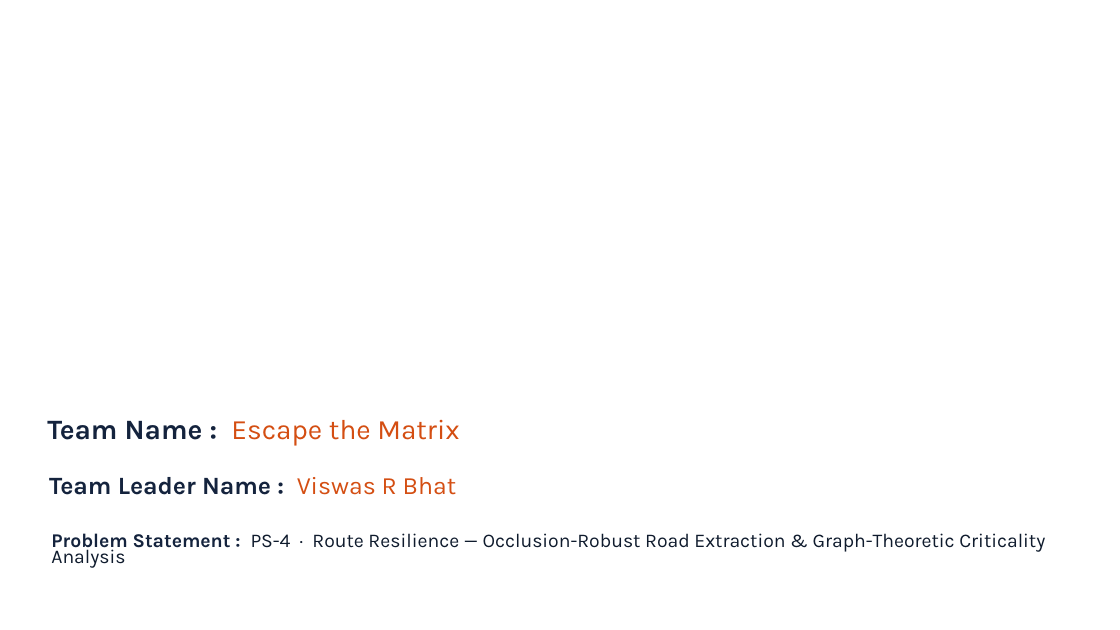
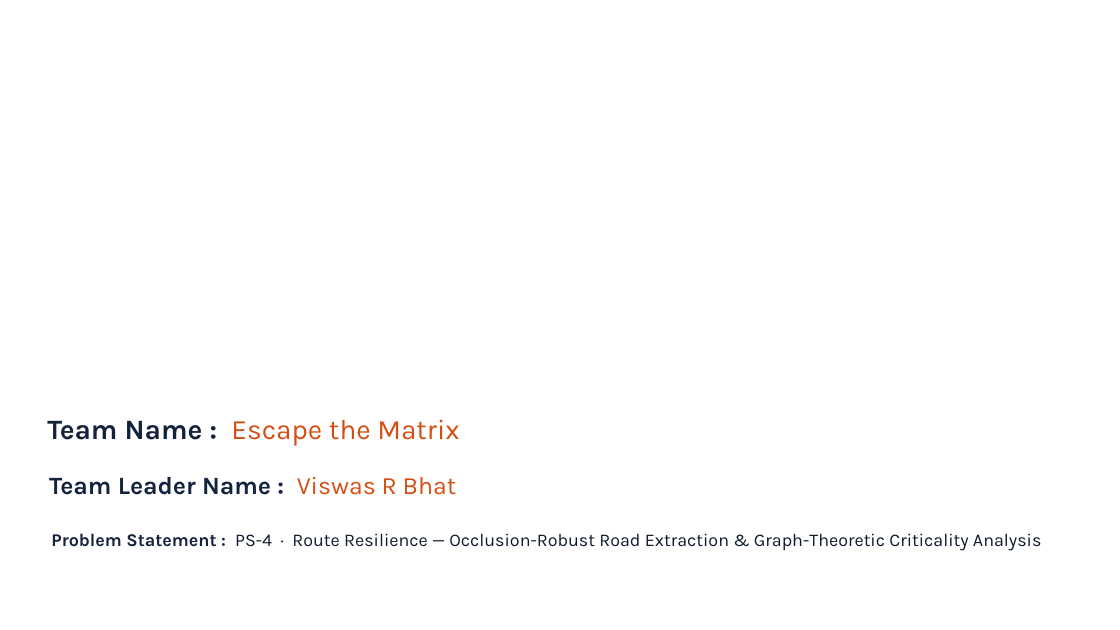
Before and after one commit to Viswas-R-Bhat/route-resilience, a slide deck: slide 1 of Escape_the_Matrix_ISRO_BAH_2026_PS4_Idea_Submission.pptx. Drawn at 1120x630 pixels with LibreOffice and Linux fonts; fonts in the diff are those of the drawing; background and template pictures are left out. Boxes give left, top, right and bottom in pixels: in the first picture for what was removed or moved away, otherwise in the second. Text is boxed around its words. In the diff, an @@ line names an element or a change of style, - is before the commit and + after.

```diff
--- a/Escape_the_Matrix_ISRO_BAH_2026_PS4_Idea_Submission.pptx
+++ b/Escape_the_Matrix_ISRO_BAH_2026_PS4_Idea_Submission.pptx
@@ text "Problem Statement : PS-4 · ..." at box(51, 533, 1041, 551): size 12.5 to 11.6 pt @@
```
Also in this commit, not shown: 5 other slides changed, 20 other files.
